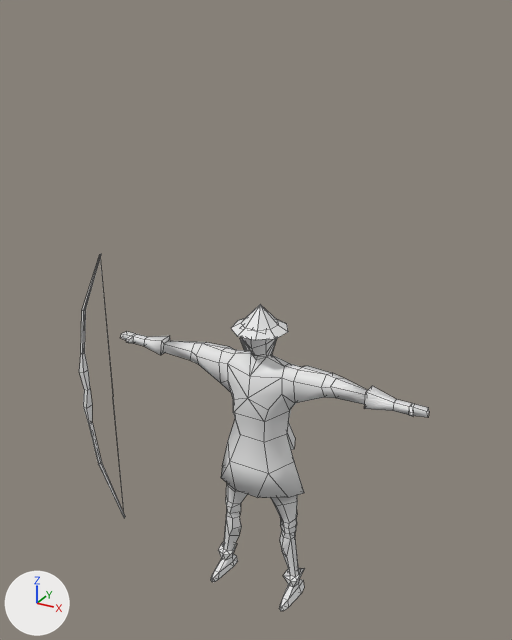
A saved change to the Blender file 3DModels/BlendFiles/piquier.blend.
Camera for both pictures: a 50 mm lens placed at (13.0, -24.0, 18.0), pointed at (-0.7, 1.0, 5.5). The axes (+X, +Y, +Z) are drawn at lower left. The lights are the same throughout. Mesh edges are drawn as thin lines.
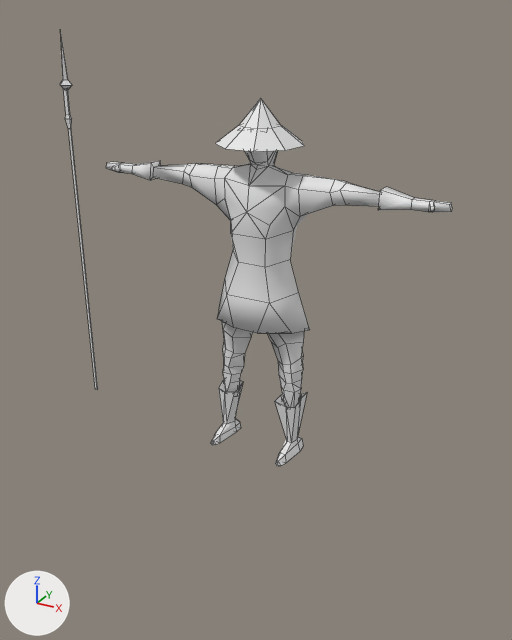
What the commit changed:
me_plane_001 is used by ob_plane; location (0.0, 0.0, 0.0); rotation (1.571, -1.571, 0.0), in degrees (90, -90, 0).
Verts and faces of me_plane_001; kept vertices keep their numbers, new ones are numbered from 413.
Before the commit, vertices of me_plane_001: 0 (6.67, 0.01, -0.1) at pixel (260, 304), 10 (5.59, 0.81, -1.05), 11 (5.59, 1.23, -0.31) at pixel (237, 320), 12 (5.59, 1.09, 0.52) at pixel (230, 328), 13 (5.59, 0.43, 1.07) at pixel (237, 336).
Before the commit, vertices of me_plane_001: 14 (5.59, -0.41, 1.07) at pixel (255, 340), 15 (5.59, -1.07, 0.52) at pixel (275, 338), 16 (5.59, -1.21, -0.31) at pixel (288, 331), 17 (5.59, -0.79, -1.05) at pixel (286, 323), 18 (5.59, 0.01, -1.34) at pixel (273, 317).
Before the commit, vertices of me_plane_001: 337 (4.35, 1.59, -1.28) at pixel (241, 336), 340 (3.71, 1.32, -1.28) at pixel (246, 350), 359 (3.71, 0.95, -1.18), 362 (4.35, 1.22, -1.18), 369 (4.35, 1.19, -1.49).
Before the commit, vertices of me_plane_001: 372 (3.71, 0.92, -1.49), 391 (3.71, 1.24, -1.46), 394 (4.35, 1.51, -1.46).
me_plane_001 had 413 vertices, 435 faces, 4 loose edges and spanned x -8.07..6.67, y -7.48..7.48, z -1.89..1.33.
me_plane_001 now has 369 vertices, 418 faces and spans x -8.07..9.06, y -7.48..9.77, z -1.82..1.52.
me_plane_001 part 1: a new loose piece of 15 vertices spanning x -7.96..6.74, y 9.29..9.57, z -0.16..0.08.
me_plane_001 part 2: a new loose piece of 13 vertices spanning x 6.66..9.06, y 9.07..9.77, z -0.37..0.33.
me_plane_001 part 3: the loose piece of 16 vertices spanning x 2.52..4.35, y 0.74..1.7, z -1.4..-1.16 is deleted.
me_plane_001 part 4: the loose piece of 8 vertices spanning x -1.0..3.39, y -1.31..1.4, z -1.64..-1.0 is deleted.
Part 5, on me_plane_001:
Edges deleted: (337, 340), (359, 362), (369, 372), (391, 394).
Vertex 0 moves to (6.8, 0.01, -0.1), pixel (260, 98).
Vertex 10 moves to (5.16, 1.12, -1.42).
Vertex 11 moves to (5.16, 1.7, -0.4).
Vertex 12 moves to (5.16, 1.5, 0.76), pixel (215, 143).
Vertex 13 moves to (5.16, 0.6, 1.52), pixel (225, 148).
Vertex 14 moves to (5.16, -0.58, 1.52), pixel (253, 151).
Vertex 15 moves to (5.16, -1.48, 0.76), pixel (285, 150).
Vertex 16 moves to (5.16, -1.68, -0.4), pixel (304, 145).
Vertex 17 moves to (5.16, -1.1, -1.42), pixel (301, 140).
Vertex 18 moves to (5.16, 0.01, -1.82).
Part 6, on me_plane_001:
19 vertices in x -8.07..-7.52, y -2.3..-1.51, z -0.67..1.33 move by (0.0, 0.29, 0.0).
18 vertices in x -8.07..-7.52, y 1.51..2.3, z -0.67..1.33 move by (0.0, -0.26, 0.0).
7 vertices in x -8.05..-7.52, y 1.82..2.26, z -0.68..1.25 move by (0.0, -0.27, 0.0).
6 vertices in x -8.05..-7.52, y -2.26..-1.82, z -0.68..1.25 move by (0.0, 0.3, 0.0).
3 vertices in x -7.09..-7.0, y -2.11..-1.61, z -0.17..0.03 move by (0.96, 0.29, 0.0).
92 vertices move from x -7.11..0.73, y -2.22..2.22, z -1.89..0.62 to x -6.2..0.73, y -2.06..1.92, z -1.66..0.75.
Object 'Plane.001' (ob_plane_001) is deleted.
Object 'Plane' (ob_plane) moves from (0.0, 0.0, 0.0) to (0.0, 0.0, 8.11).

Changed parts and their boxes [x1, y1, x2, y2] in the pictures (512 x 640 px; the box of a moved part takes in the faces that stretch with it):
'Plane', reshaped, moved (27% wider, 42% taller): before [121, 305, 429, 611]; after [60, 31, 452, 466]
'Plane.001', deleted: before [79, 254, 125, 518]
part 1 of me_plane_001, added: after [63, 89, 98, 390]
part 2 of me_plane_001, added: after [60, 31, 72, 90]
part 3 of me_plane_001, deleted: before [240, 338, 249, 350]
part 4 of me_plane_001, deleted: before [287, 424, 295, 450]
part 5 of me_plane_001, cut back: before [231, 305, 288, 340]; after [215, 98, 304, 152]
part 6 of me_plane_001, moved or reshaped: before [211, 483, 305, 611]; after [211, 322, 307, 466]
